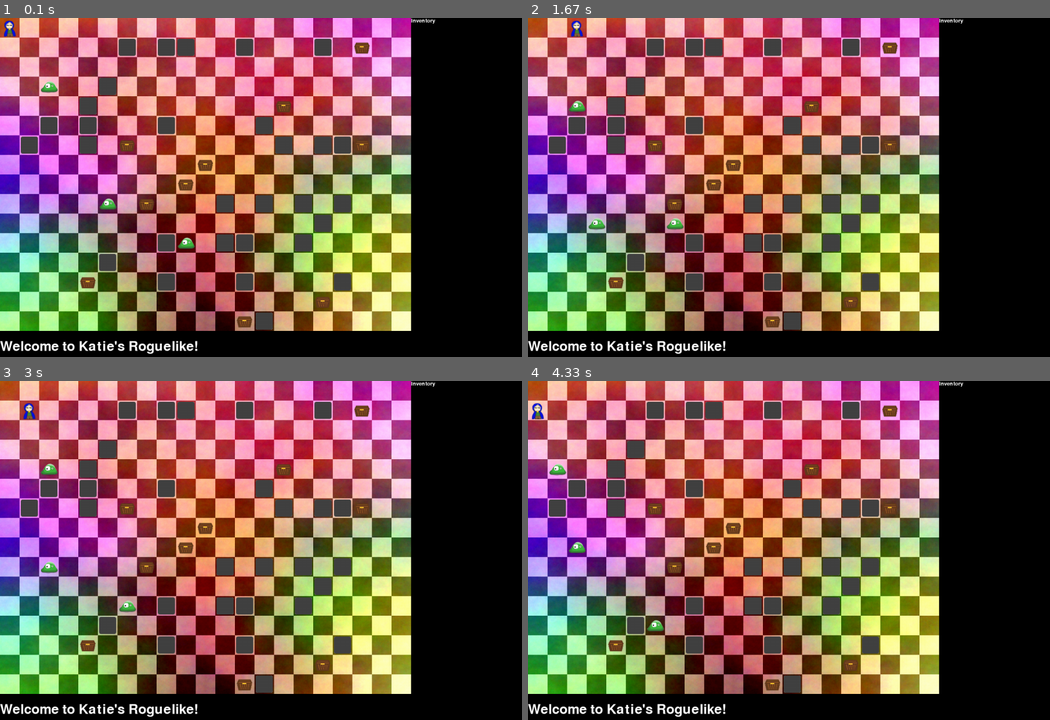
Above: before the commit, frames 1-4 (two rows, left to right).
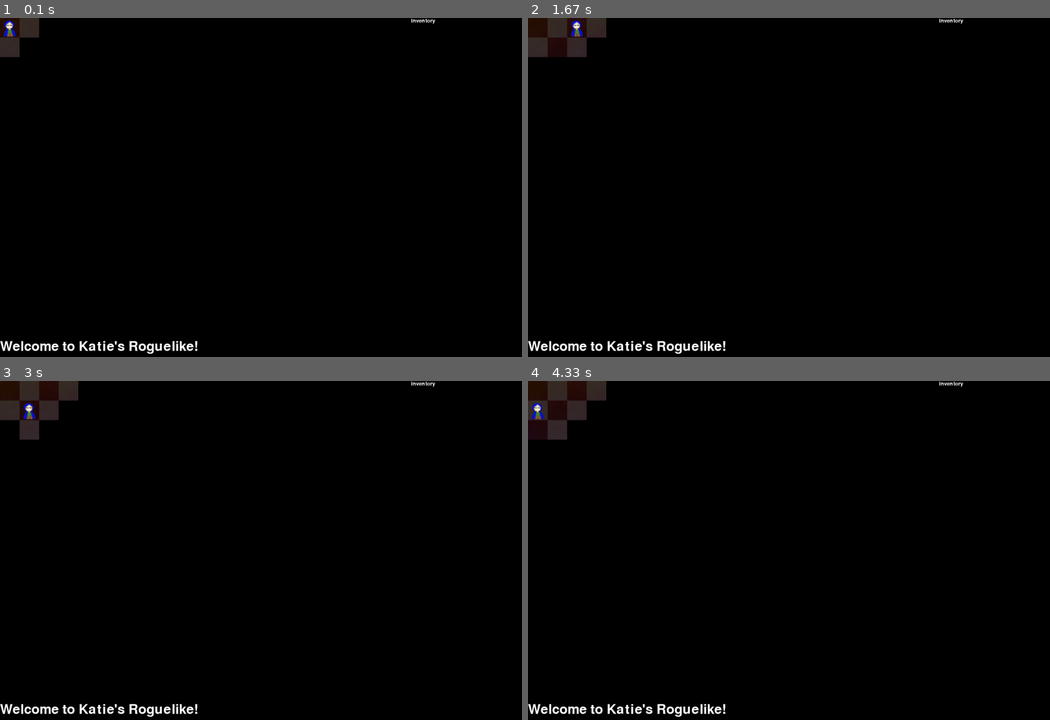
Above: after the commit, the same moments.

Repository: kcunning/Katie-s-Rougish-PyGame
Game: pygame game, started from main.py
Two runs of this game, one before a commit and one after it. Both use one fixed random seed, a clock stepped at 60 frames per second and the inputs below. The source is Python 2; it was converted automatically to run under Python 3.
Inputs:
- Up to frame 1 (0.1 s): no input
- Up to frame 2 (1.67 s): hold Right 0.33-0.8 s; hold Up 0.83-1.38 s; hold Right from 1.42 s (still down)
- Up to frame 3 (3 s): release Right at 2.15 s; hold Left 2.18-2.9 s; hold Down from 2.93 s (still down)
- Up to frame 4 (4.33 s): release Down at 3.65 s; hold Left from 3.68 s (still down)

The runs differ from the first frame. In frame 1, 73% of the frame differs, in the area x 0-79%, y 0-93%; in frame 2, 73%; in frame 3, 73%; in frame 4, 73%.

Commit message:
Goodbye, you stupid pyc files.

Diff:
--- a/roguey/classes/game.py
+++ b/roguey/classes/game.py
@@ -34,7 +34,7 @@
 		self.draw_walls()
 		self.draw_treasure()
 		self.draw_monsters()
-		#self.draw_darkness()
+		self.draw_darkness()
 		self.draw_inventory()
                 self.screen.blit(self.player, self.position)
 		self.screen.blit(self.alert, (0, 790))
@@ -94,17 +94,17 @@
 
 	def draw_darkness(self):
 		''' Draws the darkness and shadows on the board. 0 is dark, 1 is in shadows,
-	    	    2 is fully revealed.
 		'''
 		for row in range(ROWS):
 			for col in range(COLUMNS):
 				if self.map.cleared[row][col] == 0:
 					pygame.draw.rect(self.screen, BLACK, (row*TILE_SIZE, col*TILE_SIZE, TILE_SIZE, TILE_SIZE))
 				if self.map.cleared[row][col] == 1:
-					shadow = pygame.Surface((TILE_SIZE, TILE_SIZE))
-					shadow.set_alpha(200)
-					shadow.fill(BLACK)
-					self.screen.blit(shadow, (row*TILE_SIZE, col*TILE_SIZE))
+					if not self.map.current[row][col]:
+						shadow = pygame.Surface((TILE_SIZE, TILE_SIZE))
+						shadow.set_alpha(200)
+						shadow.fill(BLACK)
+						self.screen.blit(shadow, (row*TILE_SIZE, col*TILE_SIZE))
 
 	def has_wall(self, row, col):
 		row = row/TILE_SIZE
@@ -134,7 +134,7 @@
 		self.draw_treasure()
 		self.draw_walls()
 		self.draw_monsters()
-		#self.draw_darkness()
+		self.draw_darkness()
 		self.screen.blit(self.player, self.position)
 		self.screen.blit(self.alert, (0, 790))
 		pygame.display.flip()
--- a/roguey/classes/gamemap.py
+++ b/roguey/classes/gamemap.py
@@ -58,6 +58,11 @@
 		else:
 			return False
 
+	def set_current_position(self, position):
+		self.cleared = self.get_blank_map()
+		row, col = position
+		self.cleared[row][col] = 1
+
 	def clear_block(self, position):
 		''' Given the current position of the player, sets the current square to completely cleared,
 	    	    and the squares nearby to partially cleared.
@@ -66,15 +71,15 @@
 		col = y/TILE_SIZE
 		row = x/TILE_SIZE
 
-		self.cleared[row][col] = 2
+		self.cleared[row][col] = 1
 		if row < ROWS-1:
-			self.cleared[row+1][col] += 1
+			self.cleared[row+1][col] = 1
 		if row > 0:
-			self.cleared[row-1][col] += 1
+			self.cleared[row-1][col] = 1
 		if col < COLUMNS-1:
-			self.cleared[row][col+1] += 1
+			self.cleared[row][col+1] = 1
 		if col > 0:
-			self.cleared[row][col-1] += 1
+			self.cleared[row][col-1] = 1
 
 	def get_all_monsters(self):
 		monsters = {}
Not shown, removed: roguey/classes/constants.pyc
Not shown, removed: roguey/classes/game.pyc
Not shown, removed: roguey/classes/gamemap.pyc
Not shown, removed: roguey/classes/items.pyc
Not shown, removed: roguey/classes/monsters.pyc
Not shown, removed: roguey/classes/player.pyc
